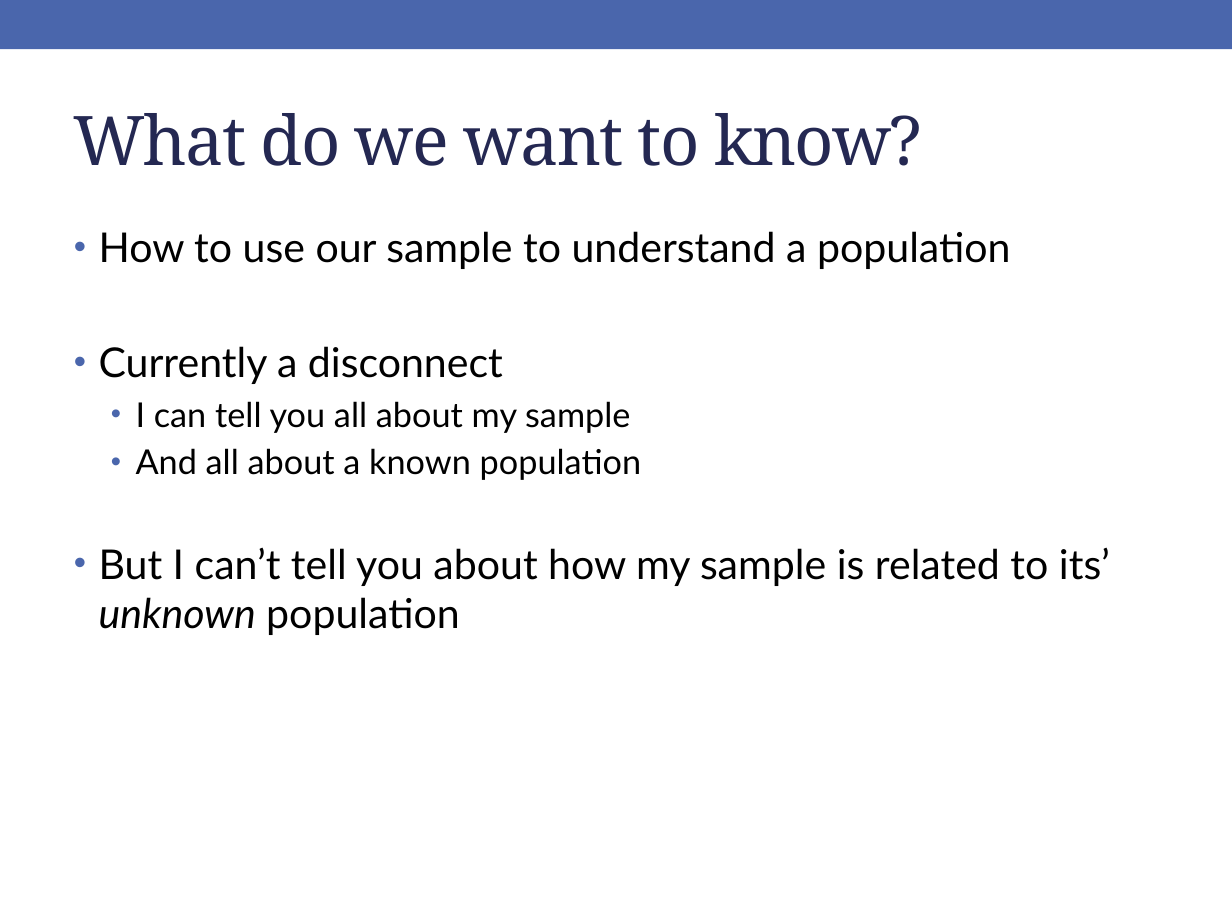
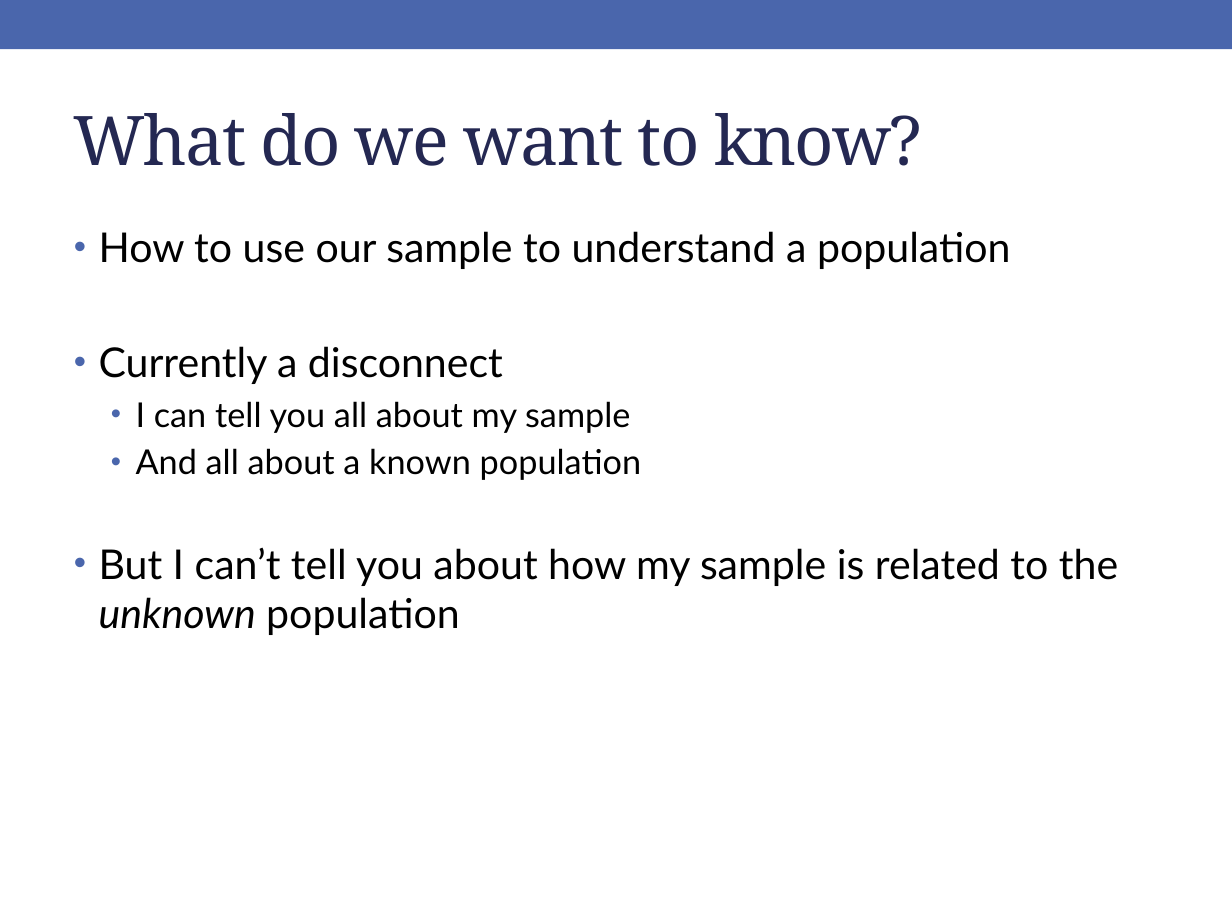
Before and after one commit to rebeccal/ohsu-math630, a slide deck: slide 3 of slides/cm041.pptx. Drawn at 1232x924 pixels with LibreOffice and Linux fonts; fonts in the diff are those of the drawing. Boxes give left, top, right and bottom in pixels: in the first picture for what was removed or moved away, otherwise in the second. Text is boxed around its words. In the diff, an @@ line names an element or a change of style, - is before the commit and + after.

```diff
--- a/slides/cm041.pptx
+++ b/slides/cm041.pptx
@@ text at [99,547,1118,635]: text changed @@
-• But I can’t tell you about how my sample is related to its’ unknown population
+• But I can’t tell you about how my sample is related to the unknown population
```
Also in this commit, not shown: 1 other slide changed, 33 other files.
